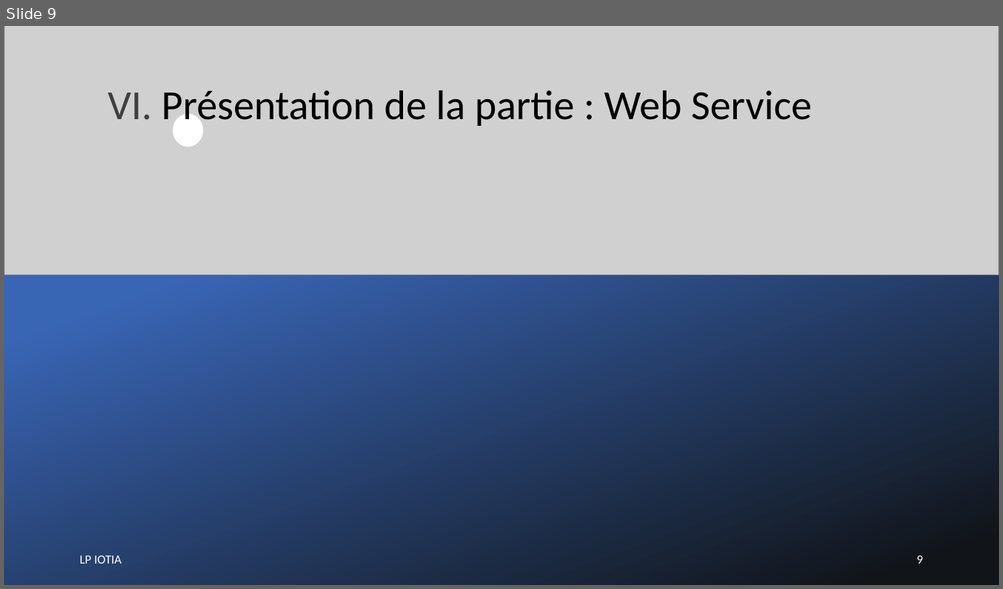
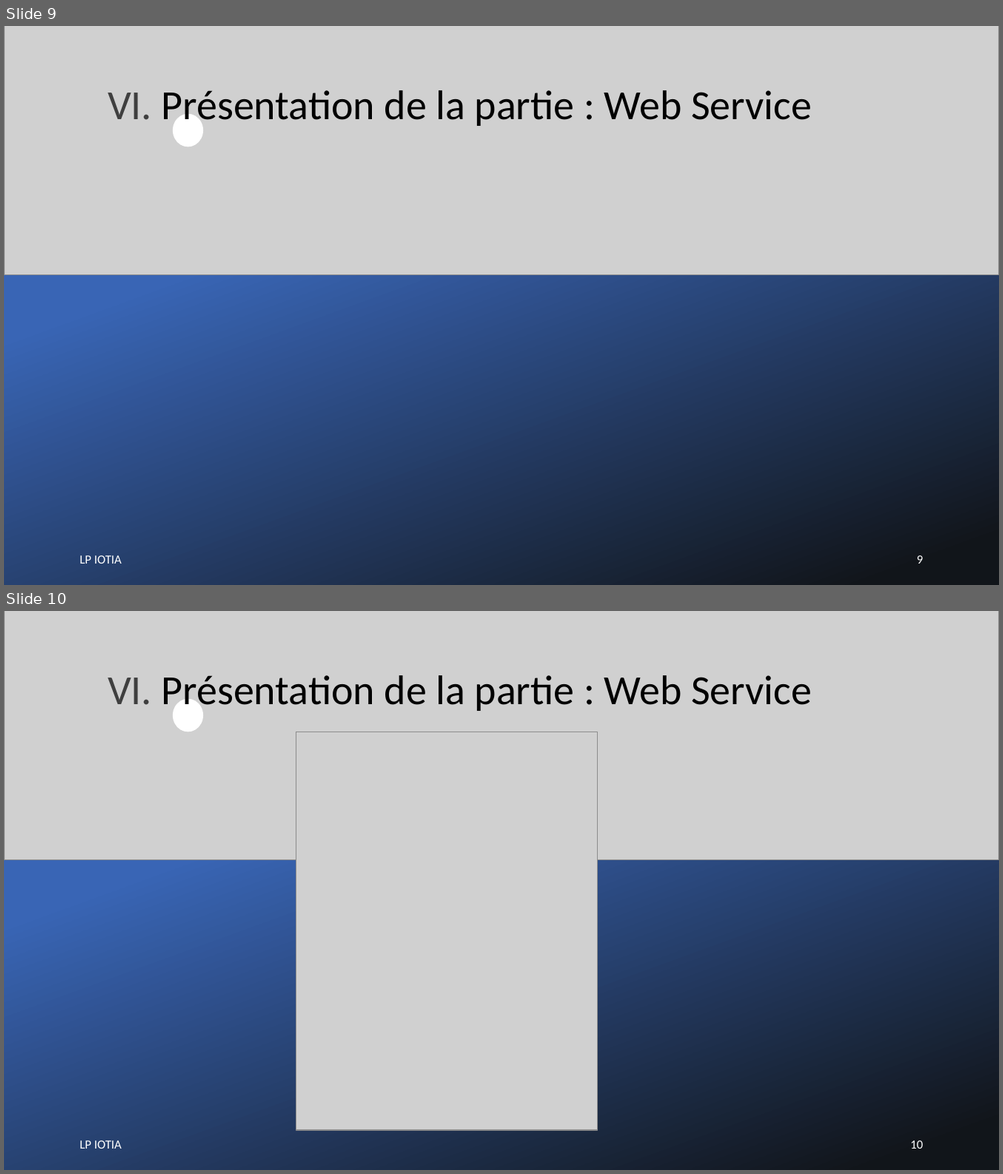
Before and after one commit to LENSAlex/ProjetIotia, a slide deck: Diapo_commun/PresentationCommune.pptx. Shown one above the other, each under a label of ours: slide 9 before the commit, slides 9 and 10 after it. The pictures are 1003x589 and 1003x1174 pixels, drawn with LibreOffice and Linux fonts; fonts in the diff are those of the drawing; grey boxes stand for pictures. Boxes give left, top, right and bottom in pixels: in the first picture for what was removed or moved away, otherwise in the second. Text is boxed around its words. In the diff, an @@ line names an element or a change of style, - is before the commit and + after.

Commit message:
dispo_webService

```diff
--- a/Diapo_commun/PresentationCommune.pptx
+++ b/Diapo_commun/PresentationCommune.pptx
@@ slide 10 added at (4,611,999,1170), background #000000 @@
@@ picture added at (4,611,999,860) @@
@@ title added at (108,675,811,714), 40 pt, text #000000 @@
+VI. Présentation de la partie : Web Service
@@ ellipse added at (173,699,203,732), fill #FFFFFF @@
@@ rectangle added at (4,722,999,1170), fill gradient #3965B5 to #11151A @@
@@ picture added at (296,732,598,1130) @@
@@ text added at (79,1141,122,1149), 12 pt, text #FFFFFF @@
+LP IOTIA
@@ page number added at (910,1141,922,1149), 12 pt, text #FFFFFF @@
+10
```
